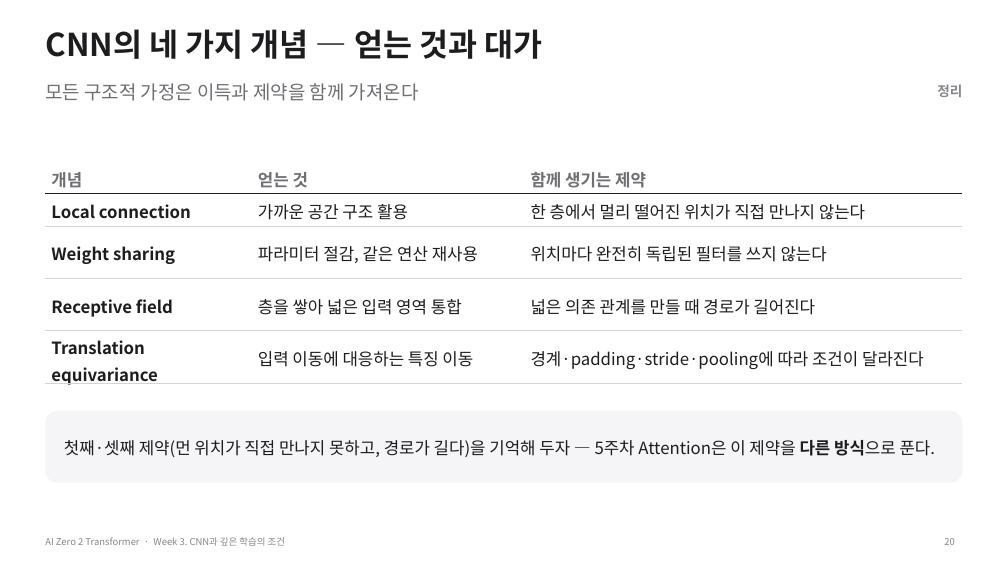
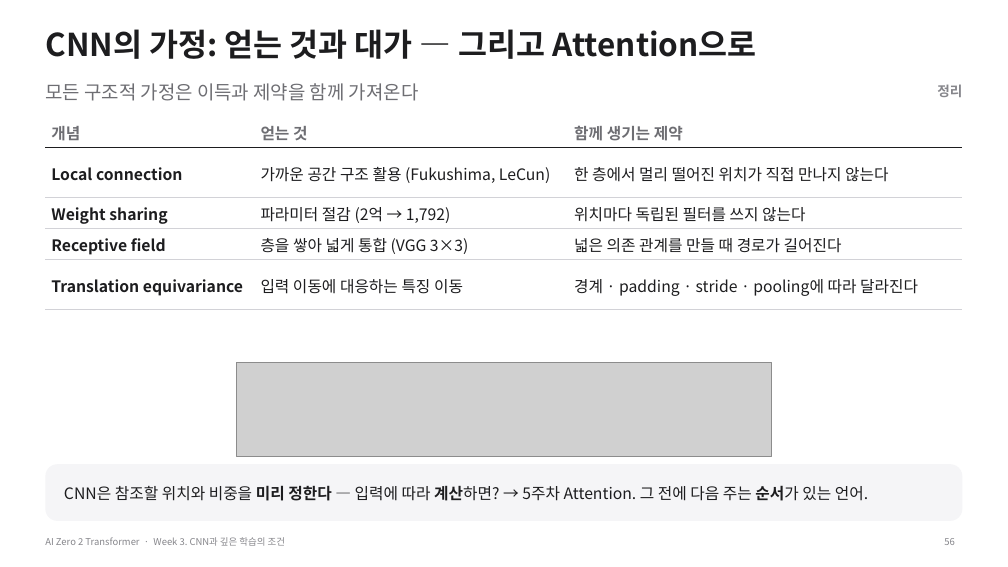
Before and after one commit to myunhh/AI-Zero-2-Transformers, a slide deck: slide 56 of lectures/week03_cnn_and_deep_learning.pptx (slide 20 before the commit). Drawn at 1008x567 pixels with LibreOffice and Linux fonts; fonts in the diff are those of the drawing; grey boxes stand for pictures. Boxes give left, top, right and bottom in pixels: in the first picture for what was removed or moved away, otherwise in the second. Text is boxed around its words. In the diff, an @@ line names an element or a change of style, - is before the commit and + after.

```diff
--- a/lectures/week03_cnn_and_deep_learning.pptx
+++ b/lectures/week03_cnn_and_deep_learning.pptx
@@ title at (45, 29, 757, 59): text changed @@
-CNN의 네 가지 개념 — 얻는 것과 대가
+CNN의 가정: 얻는 것과 대가 — 그리고 Attention으로
@@ table at (45, 116, 963, 309) @@
-row 2, column 2: 가까운 공간 구조 활용
+row 2, column 2: 가까운 공간 구조 활용 (Fukushima, LeCun)
-row 3, column 2: 파라미터 절감, 같은 연산 재사용
+row 3, column 2: 파라미터 절감 (2억 → 1,792)
-row 3, column 3: 위치마다 완전히 독립된 필터를 쓰지 않는다
+row 3, column 3: 위치마다 독립된 필터를 쓰지 않는다
-row 4, column 2: 층을 쌓아 넓은 입력 영역 통합
+row 4, column 2: 층을 쌓아 넓게 통합 (VGG 3×3)
-row 5, column 3: 경계·padding·stride·pooling에 따라 조건이 달라진다
+row 5, column 3: 경계 · padding · stride · pooling에 따라 달라진다
@@ size 16 to 15 pt in "개념", "얻는 것", "함께 생기는 제약", "Local connection" and 6 more places @@
@@ table: place and size @@
-table at (45, 161, 963, 389)
+table at (45, 116, 963, 309)
@@ picture added at (236, 362, 771, 457) @@
@@ rounded rectangle removed at (45, 411, 963, 482) @@
-첫째·셋째 제약(먼 위치가 직접 만나지 못하고, 경로가 길다)을 기억해 두자 — 5주차 Attention은 이 제약을 다른 방식으로 푼다.
@@ rounded rectangle added at (45, 464, 963, 521), fill #F5F5F7, 15 pt, text #1D1D1F @@
+CNN은 참조할 위치와 비중을 미리 정한다 — 입력에 따라 계산하면? → 5주차 Attention. 그 전에 다음 주는 순서가 있는 언어.
@@ page number at (944, 538, 954, 545): text changed @@
-20
+56
```
Also in this commit, not shown: 28 other slides changed, 33 slides added, 13 slides removed, 21 other files.
